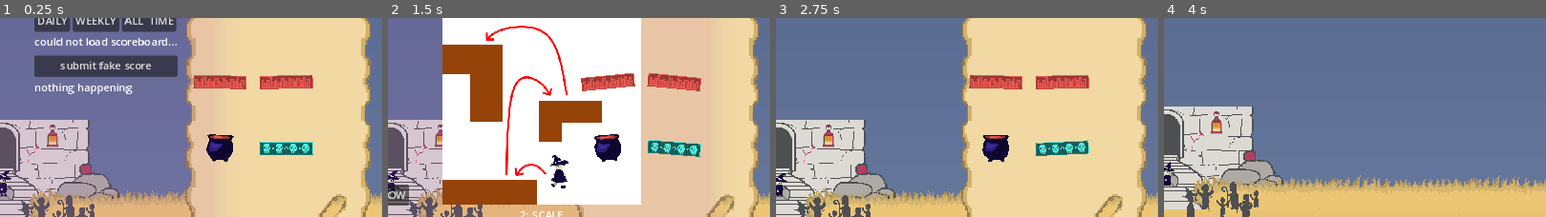
Above: before the commit, frames 1-4 (left to right).
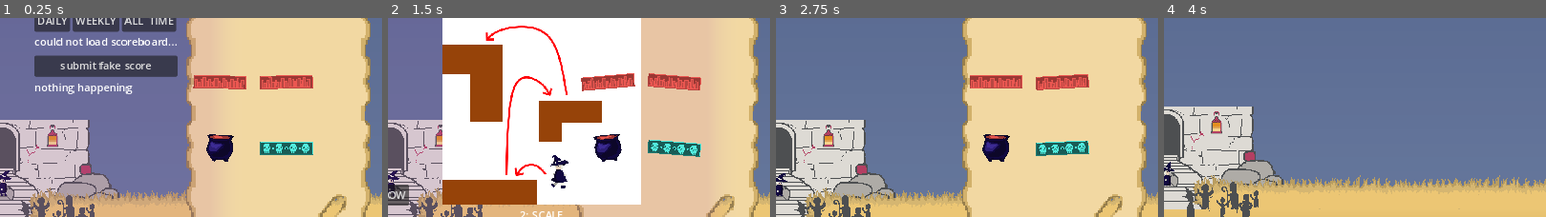
Above: after the commit, the same moments.

Repository: dicemaster5/Summon2Scale
Game: Godot game, scene res://scenes/main.tscn
Two runs of this game, one before a commit and one after it. Both use one fixed random seed, a clock stepped at 60 frames per second and the inputs below. The engine's default icon, where the game draws it, is replaced by a stand-in: a white triangle on a blue panel in a dark square.
Inputs (mouse positions are % of the whole screen's width and height, from its top left):
- Up to frame 1 (0.25 s): no input
- Up to frame 2 (1.5 s): drag from (87, 55) to (25, 66) at 0.52 s; click "CLIMB!" at 1.25 s
- Up to frame 3 (2.75 s): click "START NOW" at 2 s
- Up to frame 4 (4 s): click "Scale the tower!" at 2.75 s; drag from (30, 52) to (45, 68) at 3.52 s
The pictures show only the part of the screen within x 50-100%, y 22-72%; the shares and areas given below are measured in that part.

The runs differ from the first frame. In frame 1, less than 0.1% of the frame differs, in the area x 50-82%, y 28-73%; in frame 2, 0.2%; in frame 3, 0.5%; in frame 4, nothing differs.

Commit message:
alter block rotate speeds randomly

Diff:
--- a/systems/draggable_block.gd
+++ b/systems/draggable_block.gd
@@ -7,7 +7,7 @@
 # rotate when in block selector
 var rotate_direction = 1
 const ROTATE_JIGGLE = 0.1
-const ROTATE_SPEED = 0.1
+var ROTATE_SPEED = 0.1
 
 # Called when the node enters the scene tree for the first time.
 func _ready() -> void:
@@ -15,7 +15,7 @@
 	global_rotation = offset_rotation
 	if offset_rotation > 0:
 		rotate_direction = -1
-	pass # Replace with function body.
+	ROTATE_SPEED += randf_range(-0.02, 0.02)
 
 # Called every frame. 'delta' is the elapsed time since the previous frame.
 func _process(_delta: float) -> void:
